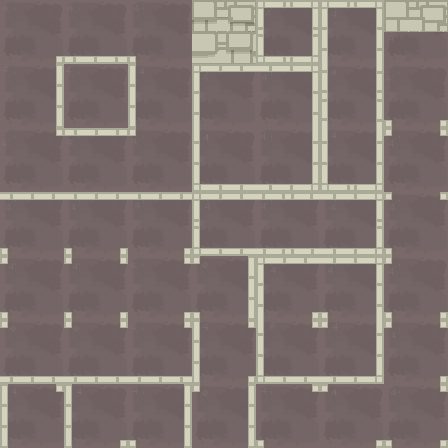
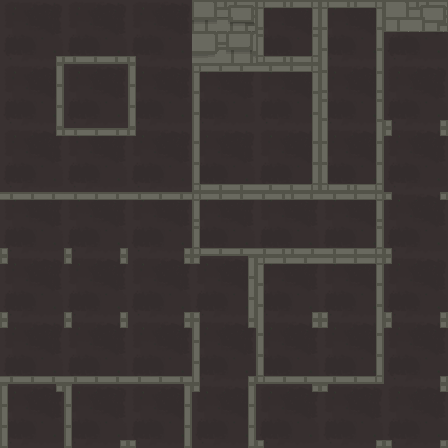
Comparing the layer stacks of the two 448 × 448 images. Changes:
hid group "floor-4" (4 layers) over bbox(0, 0, 448, 448)
showed "floor-0" over bbox(0, 0, 448, 448)
removed layer "ex-wall" from group "walls" over bbox(0, 0, 448, 448)
painted on "caves.png" over bbox(0, 0, 448, 448)
